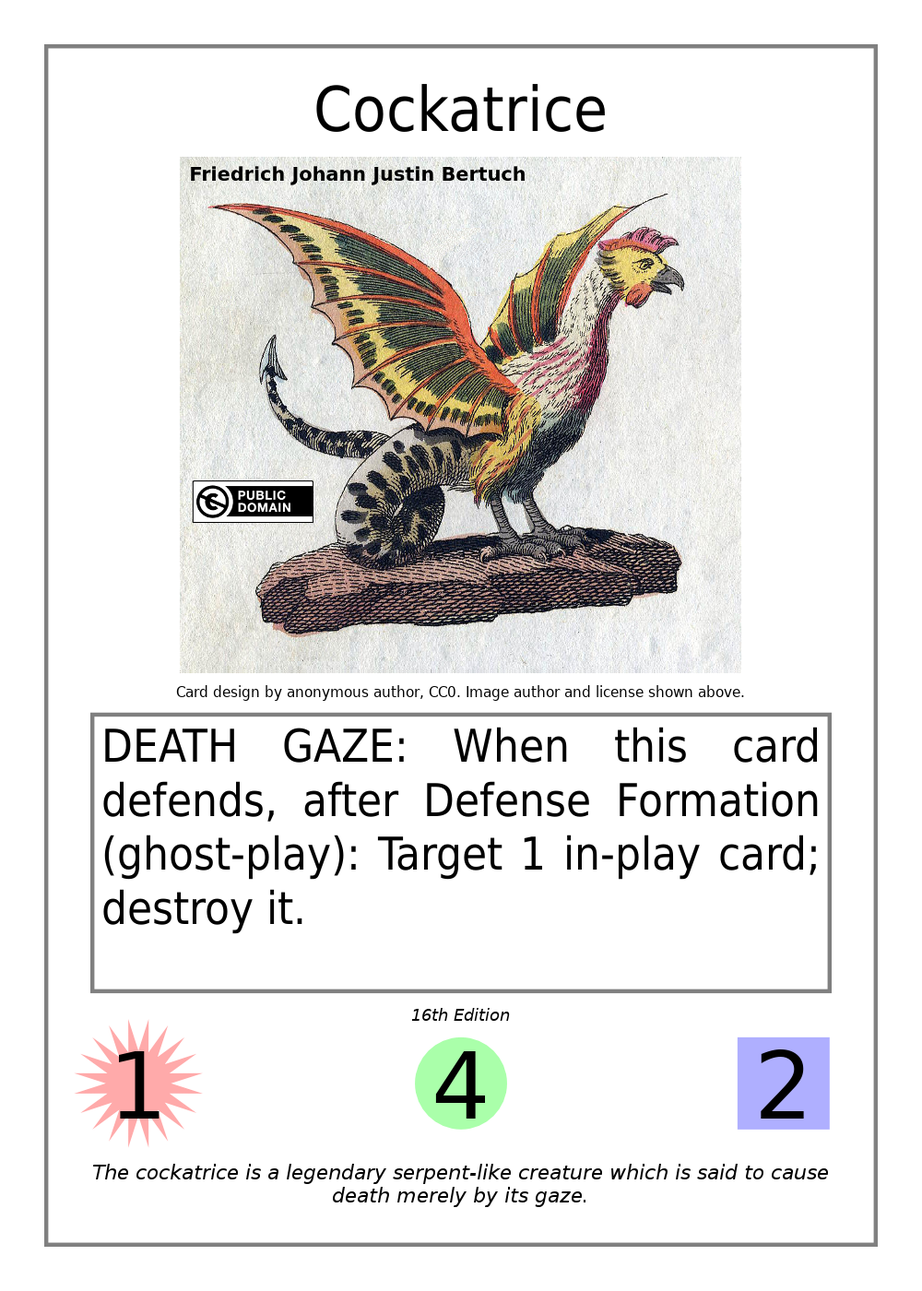
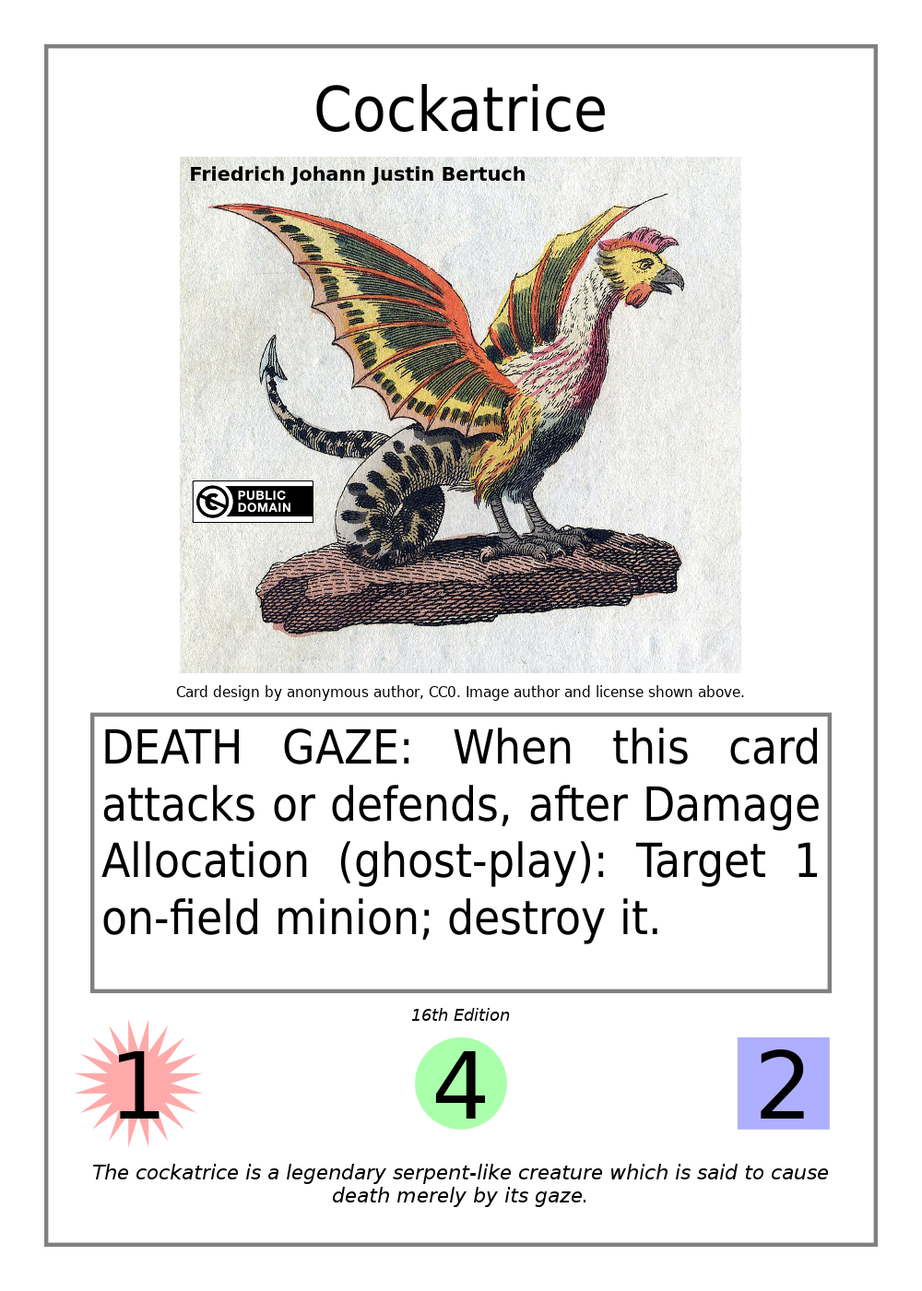
The second 922 × 1291 image is a revision of the first. Changes to its layers:
painted on "Effect Text" over bbox(101, 726, 820, 945)
